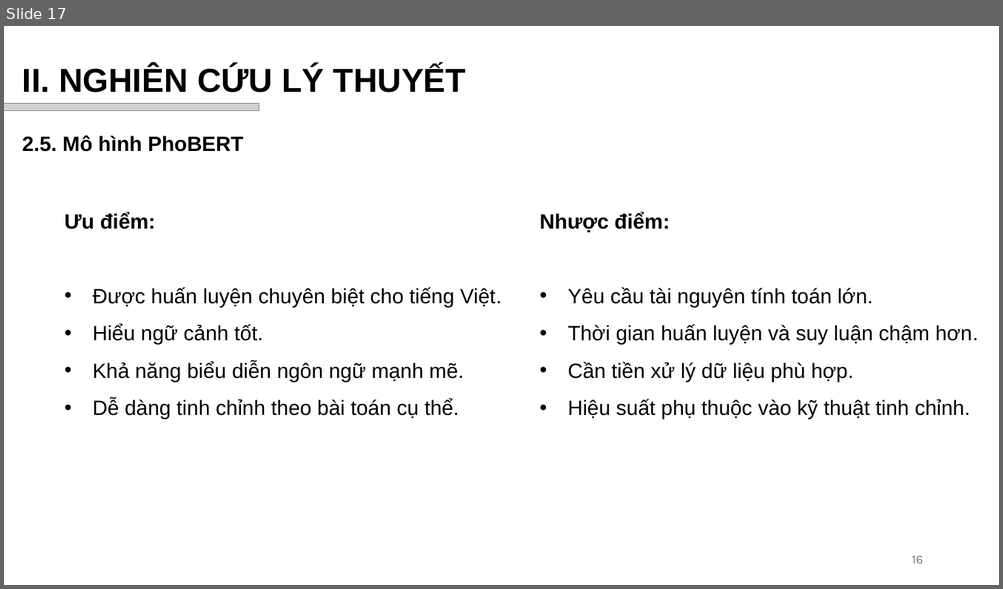
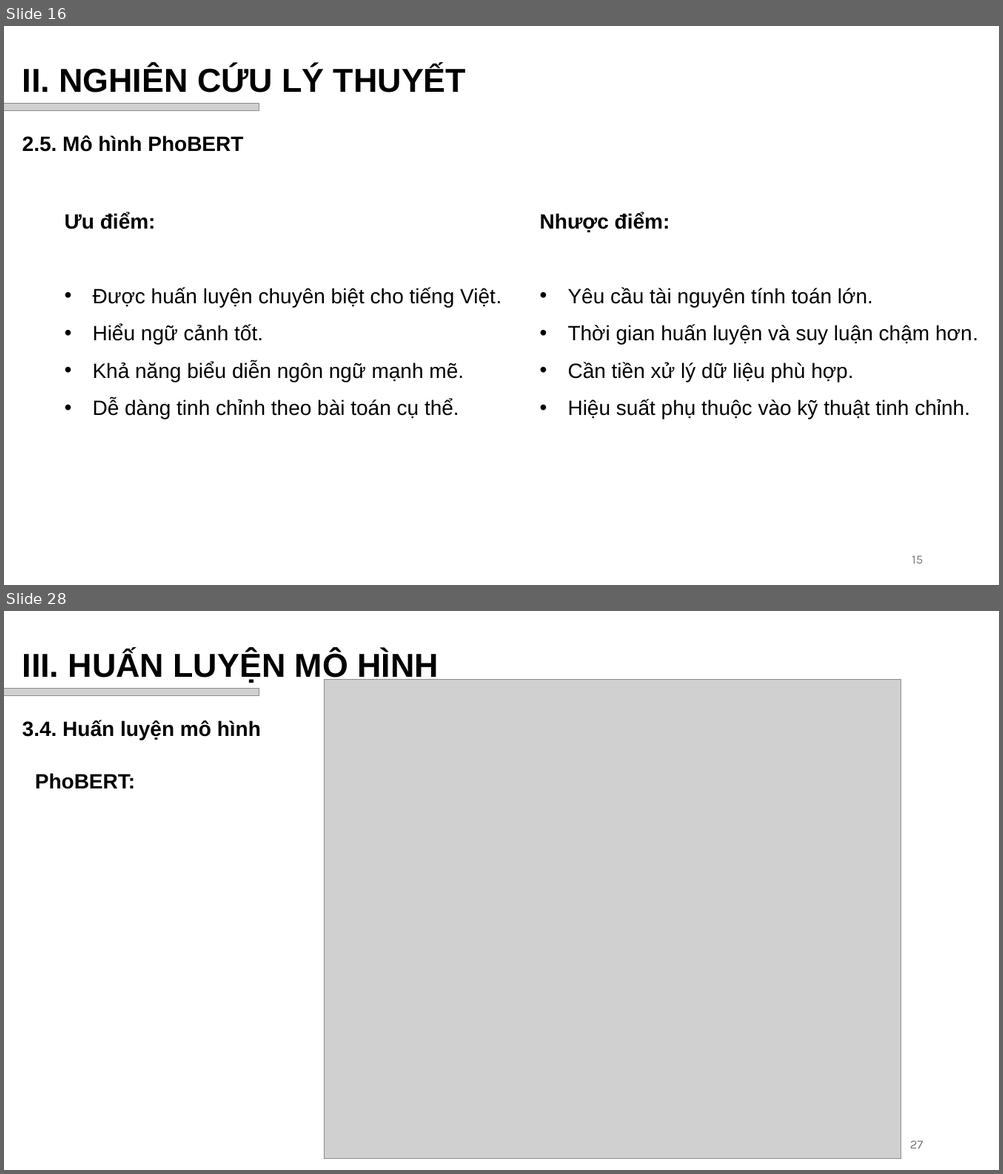
Before and after one commit to vhiepp/tn-da21ttb-110121209-duongvanhiep-sentiment-analysis, a slide deck: docs/pptx/Dương Văn Hiệp_110121209_DA21TTB.pptx. Shown one above the other, each under a label of ours: slide 17 before the commit, slides 16 and 28 after it; the slides between them are not shown. The pictures are 1003x589 and 1003x1174 pixels, drawn with LibreOffice and Linux fonts; fonts in the diff are those of the drawing; grey boxes stand for pictures; background and template pictures are left out. Boxes give left, top, right and bottom in pixels: in the first picture for what was removed or moved away, otherwise in the second. Text is boxed around its words. In the diff, an @@ line names an element or a change of style, - is before the commit and + after.

```diff
--- a/docs/pptx/Dương Văn Hiệp_110121209_DA21TTB.pptx
+++ b/docs/pptx/Dương Văn Hiệp_110121209_DA21TTB.pptx
@@ slide 28 added at (x1=4, y1=611, x2=999, y2=1170), background #FFFFFF @@
@@ text added at (x1=22, y1=651, x2=439, y2=684), 32 pt, text #000000, bold @@
+III. HUẤN LUYỆN MÔ HÌNH
@@ picture added at (x1=4, y1=689, x2=259, y2=696) @@
@@ picture added at (x1=324, y1=680, x2=902, y2=1159) @@
@@ text added at (x1=22, y1=720, x2=261, y2=740), 20 pt, text #000000, bold @@
+3.4. Huấn luyện mô hình
@@ text added at (x1=35, y1=773, x2=135, y2=789), 20 pt, text #000000, bold @@
+PhoBERT:
@@ page number added at (x1=910, y1=1141, x2=923, y2=1149), 12 pt, text #797979 @@
+27
@@ what was slide 17 is now slide 16 @@
@@ page number at (x1=911, y1=556, x2=922, y2=564): text changed @@
-16
+15
```
Also in this commit, not shown: 2 slides changed, 17 other slides added, 1 slide removed, 1 other file.
